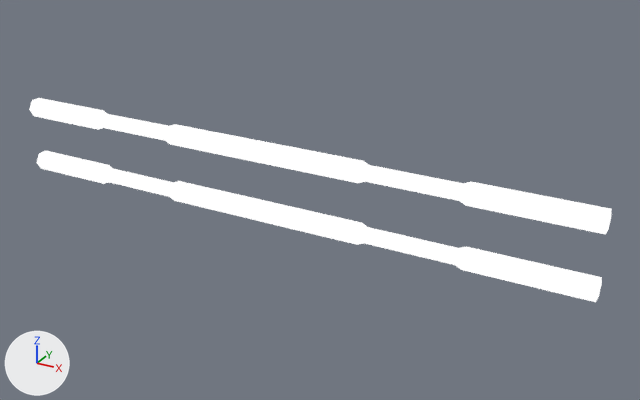
The glTF model public/siege/scifi/cyber_SM_Bld_Railing_Rail_Straight_01.gltf as it was, and as the next commit left it.
Both versions are drawn from a 50 mm lens placed at (2.93, -2.88, 2.27), pointed at (1.41, -0.1, 0.88). Every picture has the same lights, and +X, +Y and +Z are marked at lower left. The first picture is the older version. Where no turn or scale is listed for an object, it has been applied to the vertices.

In view in the first picture: 'SM_Bld_Railing_Rail_Straight_01'.
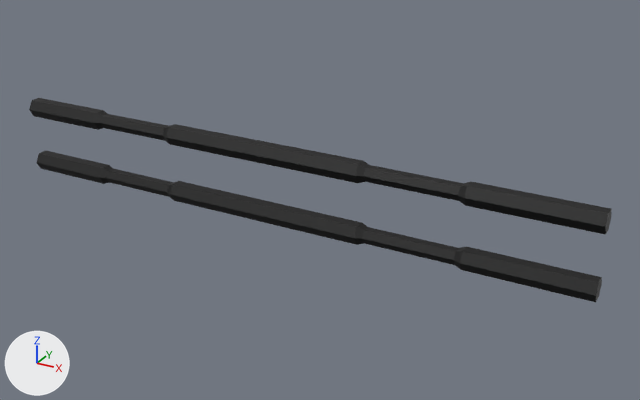
Edits to the scene script, one JSON object a line:
```json
{"op": "remove", "block": "mat_base_lambert", "code": "mat_base_lambert.emission_strength = 1.0"}
```

Where the change shows, as pixel boxes (x1, y1, x2, y2) in the pictures (640 x 400 px):
```json
{"object": "SM_Bld_Railing_Rail_Straight_01", "change": "surface changed", "before": [29, 98, 612, 302], "after": [29, 98, 612, 302], "on screen": "white to black"}
```
